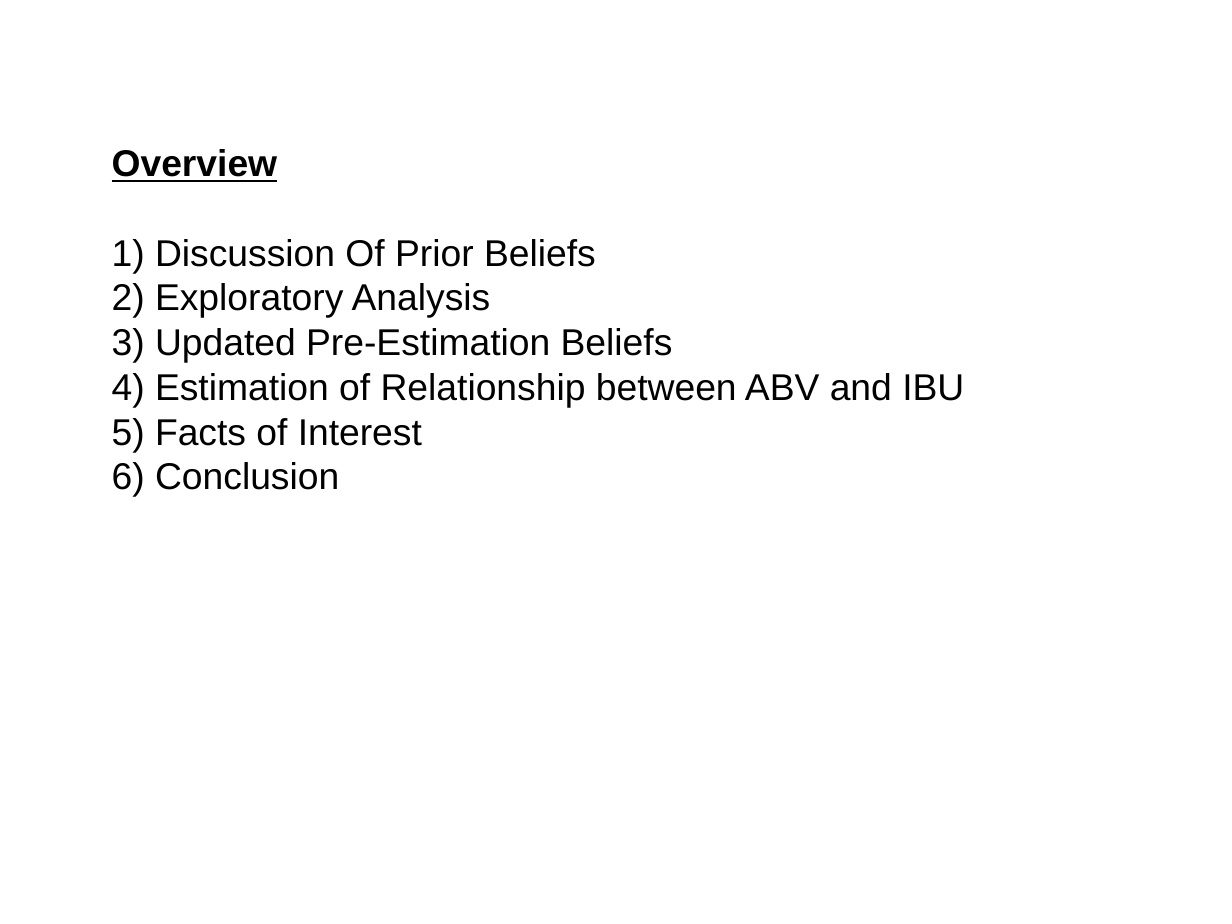
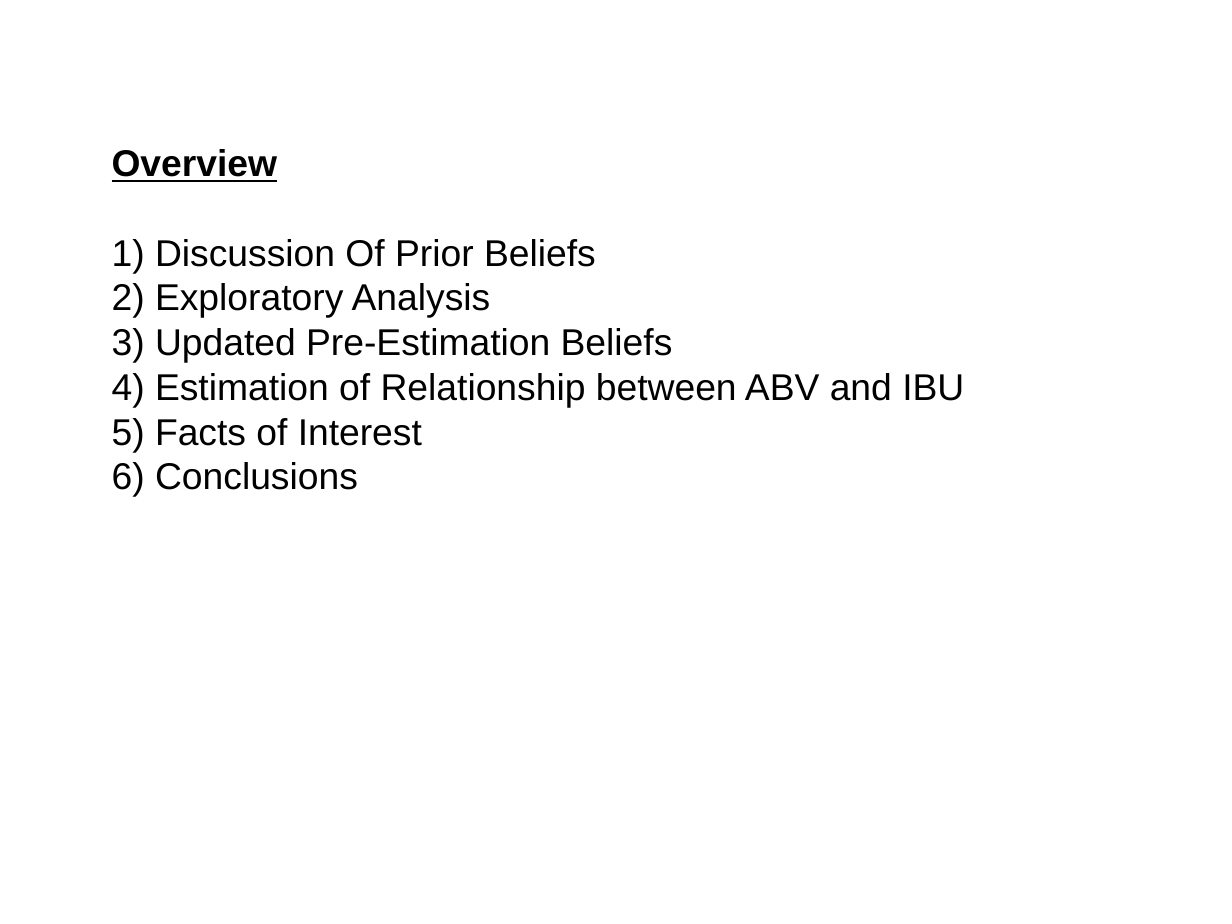
Before and after one commit to sjmiller8182/BeerAnalysis, a slide deck: slide 8 of Thompson_Kevin_Presentation.pptx. Drawn at 1232x924 pixels with LibreOffice and Linux fonts; fonts in the diff are those of the drawing; background and template pictures are left out. Boxes give left, top, right and bottom in pixels: in the first picture for what was removed or moved away, otherwise in the second. Text is boxed around its words. In the diff, an @@ line names an element or a change of style, - is before the commit and + after.

```diff
--- a/Thompson_Kevin_Presentation.pptx
+++ b/Thompson_Kevin_Presentation.pptx
@@ text at [155, 462, 358, 490]: text changed @@
-6) Conclusion
+6) Conclusions
```
Also in this commit, not shown: 6 other slides changed, 7 slides added, 2 slides removed, 2 other files.
